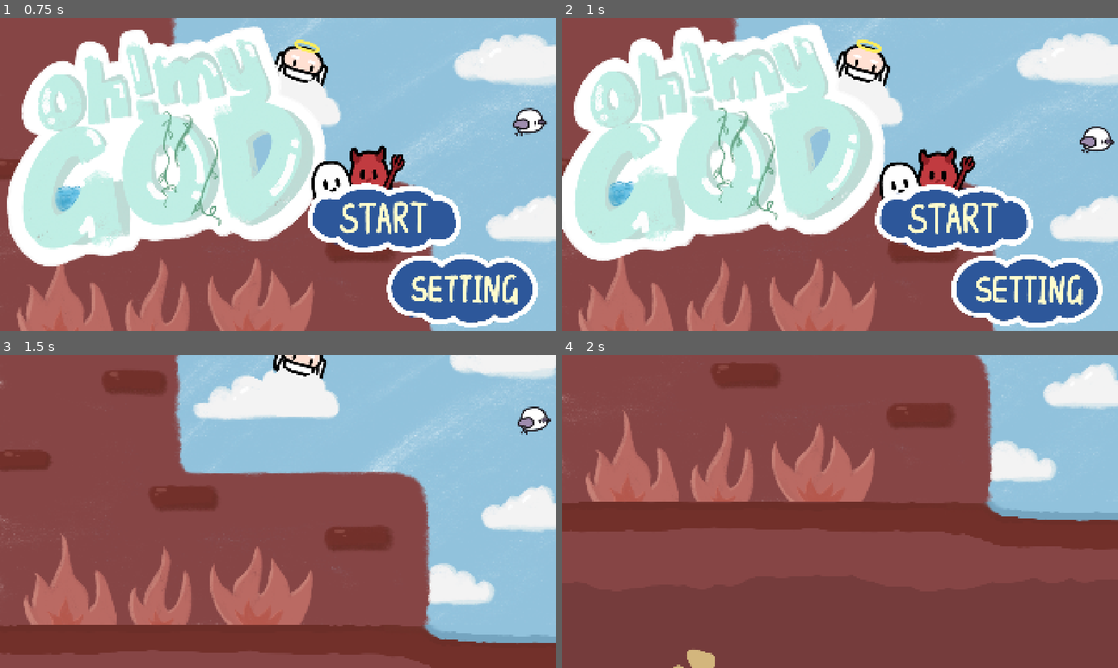
Above: before the commit, frames 1-4 (two rows, left to right).
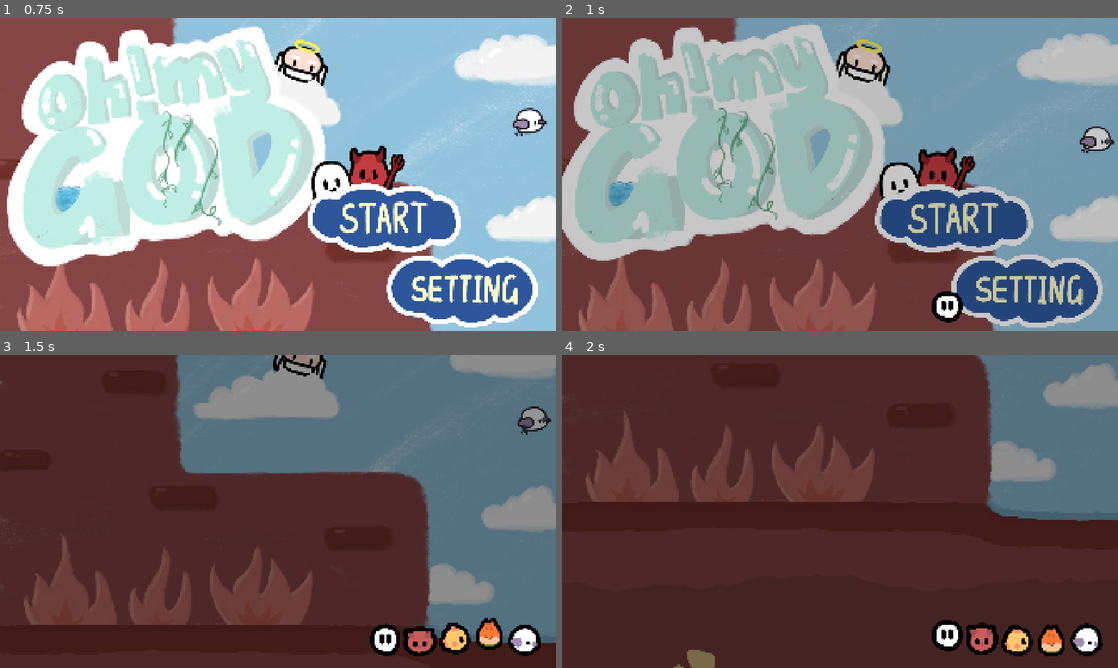
Above: after the commit, the same moments.

Repository: lotrer-yy/git
Game: Godot game, scene res://scenes/ui/main_menu.tscn
Two runs of this game, one before a commit and one after it. Both use one fixed random seed, a clock stepped at 60 frames per second and the inputs below.
Inputs (mouse positions are in pixels of both pictures, inside the frame that each line leads up to):
- Up to frame 1 (0.75 s): click (383, 196) at 0.5 s
- Up to frame 2 (1 s): no input
- Up to frame 3 (1.5 s): tap Enter at 1.25 s; move the mouse to (400, 495) at 1.27 s; hold D (move_right) from 1.28 s (still down); tap Space at 1.35 s; click (400, 495) at 1.42 s
- Up to frame 4 (2 s): keep holding D (move_right); tap W (flap) at 1.52, 1.82 s

Frame 1 is identical in both runs. In frame 2, 99% of the frame differs, in the area x 0-100%, y 0-100%; in frame 3, 100%; in frame 4, 100%.

Commit message:
加载界面：五角色依次弹出、波浪弹动与有序退场

Diff:
--- /dev/null
+++ b/modules/ui/loading_character_overlay.gd
@@ -0,0 +1,90 @@
+extends CanvasLayer
+## 屏幕固定的加载提示，只依赖 begin_loading/finish_loading 两个接口。
+signal finished
+enum State { IDLE, ENTERING, LOADING, EXITING }
+@export_range(0.0, 0.8) var dim_strength: float = 0.42
+@export var stagger: float = 0.12
+@export var wave_delay: float = 0.15
+@export var wave_period: float = 1.65
+@export var minimum_loading_time: float = 1.65
+var state: State = State.IDLE
+var _actors: Array[Node] = []
+var _entered_count: int = 0
+var _exited_count: int = 0
+var _elapsed: float = 0.0
+var _wave_time: float = 0.0
+var _finish_requested: bool = false
+var _dim_done: bool = false
+var _fade: Tween
+
+func _ready() -> void:
+	_actors = $Layout/Corner.get_children()
+	for actor in _actors:
+		actor.entered.connect(_actor_entered)
+		actor.exited.connect(_actor_exited)
+	$Layout/Dim.color.a = 0.0
+	visible = false
+
+func begin_loading() -> void:
+	if state != State.IDLE:
+		return
+	state = State.ENTERING
+	_entered_count = 0
+	_exited_count = 0
+	_elapsed = 0.0
+	_wave_time = 0.0
+	_finish_requested = false
+	visible = true
+	if is_instance_valid(_fade):
+		_fade.kill()
+	_fade = create_tween()
+	_fade.tween_property($Layout/Dim, "color:a", dim_strength, 0.32)
+	for i in range(_actors.size()):
+		_actors[i].enter(i * stagger)
+
+func finish_loading() -> void:
+	if state == State.IDLE or state == State.EXITING:
+		return
+	_finish_requested = true
+
+func _actor_entered() -> void:
+	_entered_count += 1
+	if _entered_count == _actors.size():
+		state = State.LOADING
+
+func _process(delta: float) -> void:
+	if state == State.ENTERING or state == State.LOADING:
+		_elapsed += delta
+	if state == State.LOADING:
+		_wave_time += delta
+		for i in range(_actors.size()):
+			_actors[i].wave(_wave_time - i * wave_delay, maxf(wave_period, 0.8))
+		if _finish_requested and _elapsed >= minimum_loading_time:
+			_start_exit()
+
+func _start_exit() -> void:
+	state = State.EXITING
+	_dim_done = false
+	for i in range(_actors.size()):
+		_actors[i].leave(i * stagger)
+	if is_instance_valid(_fade):
+		_fade.kill()
+	_fade = create_tween()
+	_fade.tween_interval(0.30)
+	_fade.tween_property($Layout/Dim, "color:a", 0.0, maxf(0.55, stagger * (_actors.size() - 1)))
+	_fade.tween_callback(_dim_finished)
+
+func _actor_exited() -> void:
+	_exited_count += 1
+	_try_finish()
+
+func _dim_finished() -> void:
+	_dim_done = true
+	_try_finish()
+
+func _try_finish() -> void:
+	if not _dim_done or _exited_count != _actors.size():
+		return
+	state = State.IDLE
+	visible = false
+	finished.emit()
--- /dev/null
+++ b/modules/visual/loading_character_bounce.gd
@@ -0,0 +1,70 @@
+extends Node2D
+## 单个角色只管理弹入、波浪位移和弹出；身体形变复用 ElasticPulse。
+signal entered
+signal exited
+enum Pose { HIDDEN, ENTERING, READY, EXITING }
+@export var entry_duration: float = 0.50
+@export var exit_duration: float = 0.32
+@export var hidden_distance: float = 240.0
+@export var hop_height: float = 18.0
+@export var hop_duration: float = 0.44
+var pose: Pose = Pose.HIDDEN
+var _rest := Vector2.ZERO
+var _tween: Tween
+var _hopping: bool = false
+
+func _ready() -> void:
+	_rest = position
+	visible = false
+	position.y = _rest.y + hidden_distance
+
+func enter(delay: float) -> void:
+	_kill_motion()
+	pose = Pose.ENTERING
+	visible = true
+	position = _rest + Vector2(0, hidden_distance)
+	_tween = create_tween()
+	_tween.tween_interval(delay)
+	_tween.tween_property(self, "position", _rest, entry_duration).set_trans(Tween.TRANS_BACK).set_ease(Tween.EASE_OUT)
+	_tween.tween_callback(_entered)
+
+func _entered() -> void:
+	pose = Pose.READY
+	$Visual/Pulse.pulse()
+	entered.emit()
+
+func wave(time: float, period: float) -> void:
+	if pose != Pose.READY:
+		return
+	if time < 0.0:
+		position = _rest
+		return
+	var phase := fposmod(time, period)
+	var hopping := phase < hop_duration
+	if hopping:
+		position.y = _rest.y - sin(PI * phase / hop_duration) * hop_height
+	else:
+		position.y = _rest.y
+	if _hopping and not hopping:
+		$Visual/Pulse.pulse()
+	_hopping = hopping
+
+func leave(delay: float) -> void:
+	_kill_motion()
+	pose = Pose.EXITING
+	_tween = create_tween()
+	_tween.tween_interval(delay)
+	_tween.tween_callback($Visual/Pulse.pulse)
+	_tween.tween_property(self, "position:y", _rest.y - 16.0, 0.12).set_trans(Tween.TRANS_QUAD).set_ease(Tween.EASE_OUT)
+	_tween.tween_property(self, "position:y", _rest.y + hidden_distance, exit_duration).set_trans(Tween.TRANS_BACK).set_ease(Tween.EASE_IN)
+	_tween.tween_callback(_exited)
+
+func _exited() -> void:
+	pose = Pose.HIDDEN
+	visible = false
+	_hopping = false
+	exited.emit()
+
+func _kill_motion() -> void:
+	if is_instance_valid(_tween):
+		_tween.kill()
--- a/project.godot
+++ b/project.godot
@@ -10,7 +10,7 @@
 
 [application]
 
-config/name="借身登天 · 开场衔接测试"
+config/name="借身登天 · 加载角色测试"
 config/description="地狱、海底、森林、天空到天堂的连续附身平台跳跃原型。"
 config/version="1.0.0-prototype"
 run/main_scene="res://scenes/ui/main_menu.tscn"
--- /dev/null
+++ b/scenes/ui/loading_character_overlay.tscn
@@ -0,0 +1,108 @@
+[gd_scene format=3]
+[ext_resource type="Script" path="res://modules/ui/loading_character_overlay.gd" id="overlay"]
+[ext_resource type="Script" path="res://modules/visual/loading_character_bounce.gd" id="bounce"]
+[ext_resource type="Script" path="res://modules/visual/elastic_pulse.gd" id="pulse"]
+[ext_resource type="Texture2D" path="res://assets/art/menu/loading_characters/ghost.png" id="ghost"]
+[ext_resource type="Texture2D" path="res://assets/art/menu/loading_characters/demon.png" id="demon"]
+[ext_resource type="Texture2D" path="res://assets/art/menu/loading_characters/fish.png" id="fish"]
+[ext_resource type="Texture2D" path="res://assets/art/menu/loading_characters/squirrel.png" id="squirrel"]
+[ext_resource type="Texture2D" path="res://assets/art/menu/loading_characters/bird.png" id="bird"]
+[node name="LoadingOverlay" type="CanvasLayer"]
+layer=100
+script=ExtResource("overlay")
+[node name="Layout" type="Control" parent="."]
+layout_mode=3
+anchors_preset=15
+anchor_right=1.0
+anchor_bottom=1.0
+grow_horizontal=2
+grow_vertical=2
+mouse_filter=2
+[node name="Dim" type="ColorRect" parent="Layout"]
+layout_mode=1
+anchors_preset=15
+anchor_right=1.0
+anchor_bottom=1.0
+grow_horizontal=2
+grow_vertical=2
+mouse_filter=2
+color=Color(0,0,0,0)
+[node name="Corner" type="Control" parent="Layout"]
+layout_mode=1
+anchors_preset=3
+anchor_left=1.0
+anchor_top=1.0
+anchor_right=1.0
+anchor_bottom=1.0
+offset_left=-650.0
+offset_top=-195.0
+offset_right=-45.0
+offset_bottom=-40.0
+grow_horizontal=0
+grow_vertical=0
+mouse_filter=2
+[node name="Ghost" type="Node2D" parent="Layout/Corner"]
+position=Vector2(60,155)
+script=ExtResource("bounce")
+[node name="Visual" type="Node2D" parent="Layout/Corner/Ghost"]
+[node name="Sprite" type="Sprite2D" parent="Layout/Corner/Ghost/Visual"]
+position=Vector2(0,-55)
+scale=Vector2(0.7142857143,0.7142857143)
+texture=ExtResource("ghost")
+[node name="Pulse" type="Node" parent="Layout/Corner/Ghost/Visual"]
+script=ExtResource("pulse")
+strength=0.11
+stiffness=200.0
+damping=12.0
+[node name="Demon" type="Node2D" parent="Layout/Corner"]
+position=Vector2(180,155)
+script=ExtResource("bounce")
+[node name="Visual" type="Node2D" parent="Layout/Corner/Demon"]
+[node name="Sprite" type="Sprite2D" parent="Layout/Corner/Demon/Visual"]
+position=Vector2(0,-55)
+scale=Vector2(0.6790123457,0.6790123457)
+texture=ExtResource("demon")
+[node name="Pulse" type="Node" parent="Layout/Corner/Demon/Visual"]
+script=ExtResource("pulse")
+strength=0.11
+stiffness=200.0
+damping=12.0
+[node name="Fish" type="Node2D" parent="Layout/Corner"]
+position=Vector2(300,155)
+script=ExtResource("bounce")
+[node name="Visual" type="Node2D" parent="Layout/Corner/Fish"]
+[node name="Sprite" type="Sprite2D" parent="Layout/Corner/Fish/Visual"]
+position=Vector2(0,-55)
+scale=Vector2(0.6962025316,0.6962025316)
+texture=ExtResource("fish")
+[node name="Pulse" type="Node" parent="Layout/Corner/Fish/Visual"]
+script=ExtResource("pulse")
+strength=0.11
+stiffness=200.0
+damping=12.0
+[node name="Squirrel" type="Node2D" parent="Layout/Corner"]
+position=Vector2(420,155)
+script=ExtResource("bounce")
+[node name="Visual" type="Node2D" parent="Layout/Corner/Squirrel"]
+[node name="Sprite" type="Sprite2D" parent="Layout/Corner/Squirrel/Visual"]
+position=Vector2(0,-55)
+scale=Vector2(0.6918238994,0.6918238994)
+texture=ExtResource("squirrel")
+[node name="Pulse" type="Node" parent="Layout/Corner/Squirrel/Visual"]
+script=ExtResource("pulse")
+strength=0.11
+stiffness=200.0
+damping=12.0
+[node name="Bird" type="Node2D" parent="Layout/Corner"]
+position=Vector2(540,155)
+script=ExtResource("bounce")
+[node name="Visual" type="Node2D" parent="Layout/Corner/Bird"]
+[node name="Sprite" type="Sprite2D" parent="Layout/Corner/Bird/Visual"]
+position=Vector2(0,-55)
+scale=Vector2(0.7236842105,0.7236842105)
+texture=ExtResource("bird")
+[node name="Pulse" type="Node" parent="Layout/Corner/Bird/Visual"]
+script=ExtResource("pulse")
+strength=0.11
+stiffness=200.0
+damping=12.0
--- a/scenes/ui/main_menu.gd
+++ b/scenes/ui/main_menu.gd
@@ -6,6 +6,8 @@
 	$Start.mouse_entered.connect($Start/Pulse.pulse)
 	$Settings.mouse_entered.connect($Settings/Pulse.pulse)
 	$DescentTransition.descent_started.connect($ExitMotion.play)
+	$DescentTransition.descent_started.connect($LoadingOverlay.begin_loading)
+	$ArrivalMotion.arrived.connect($LoadingOverlay.finish_loading)
 func _settings_pressed() -> void:
 	$Settings/Pulse.pulse()
 func _start_game() -> void:
--- a/scenes/ui/main_menu.tscn
+++ b/scenes/ui/main_menu.tscn
@@ -1,5 +1,6 @@
 [gd_scene format=3]
 [ext_resource type="Script" path="res://scenes/ui/main_menu.gd" id="menu"]
+[ext_resource type="PackedScene" path="res://scenes/ui/loading_character_overlay.tscn" id="loading_overlay"]
 [ext_resource type="Script" path="res://modules/camera/menu_descent_transition.gd" id="descent"]
 [ext_resource type="Script" path="res://modules/camera/loading_arrival_motion.gd" id="arrival"]
 [ext_resource type="Script" path="res://modules/visual/menu_exit_motion.gd" id="exit"]
@@ -159,3 +160,5 @@
 
 [node name="ArrivalMotion" type="Node" parent="."]
 script=ExtResource("arrival")
+
+[node name="LoadingOverlay" parent="." instance=ExtResource("loading_overlay")]
Binary file added: assets/art/menu/loading_characters/bird.png
Not shown, added: assets/art/menu/loading_characters/bird.png.import
Binary file added: assets/art/menu/loading_characters/demon.png
Not shown, added: assets/art/menu/loading_characters/demon.png.import
Binary file added: assets/art/menu/loading_characters/fish.png
Not shown, added: assets/art/menu/loading_characters/fish.png.import
Binary file added: assets/art/menu/loading_characters/ghost.png
Not shown, added: assets/art/menu/loading_characters/ghost.png.import
Not shown, added: assets/art/menu/loading_characters/manifest.json
Binary file added: assets/art/menu/loading_characters/squirrel.png
Not shown, added: assets/art/menu/loading_characters/squirrel.png.import
Not shown, added: modules/ui/loading_character_overlay.gd.uid
(and 2 more such lines)
